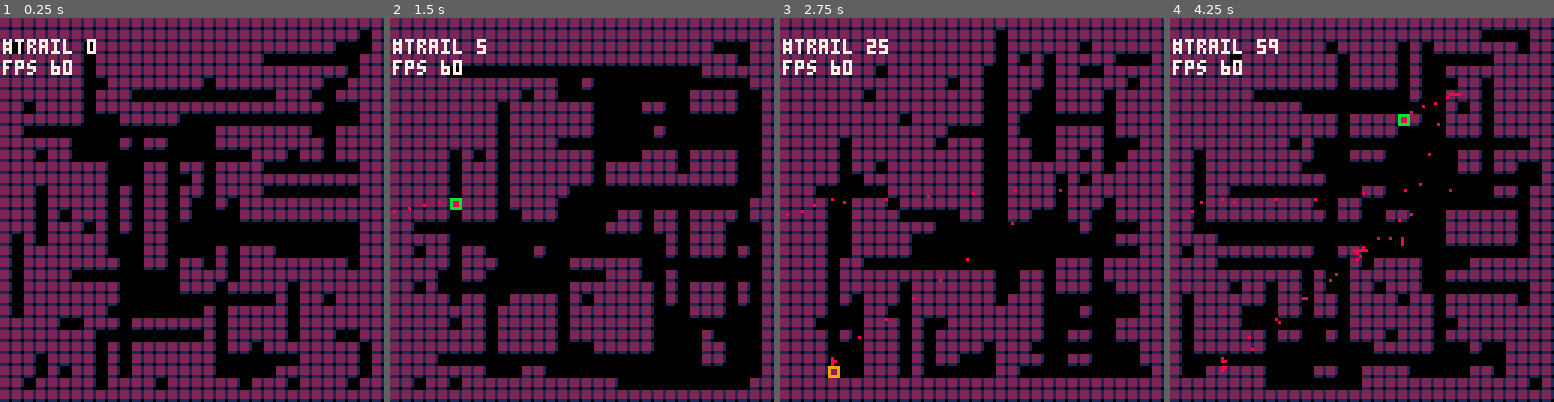
Above: before the commit, frames 1-4 (left to right).
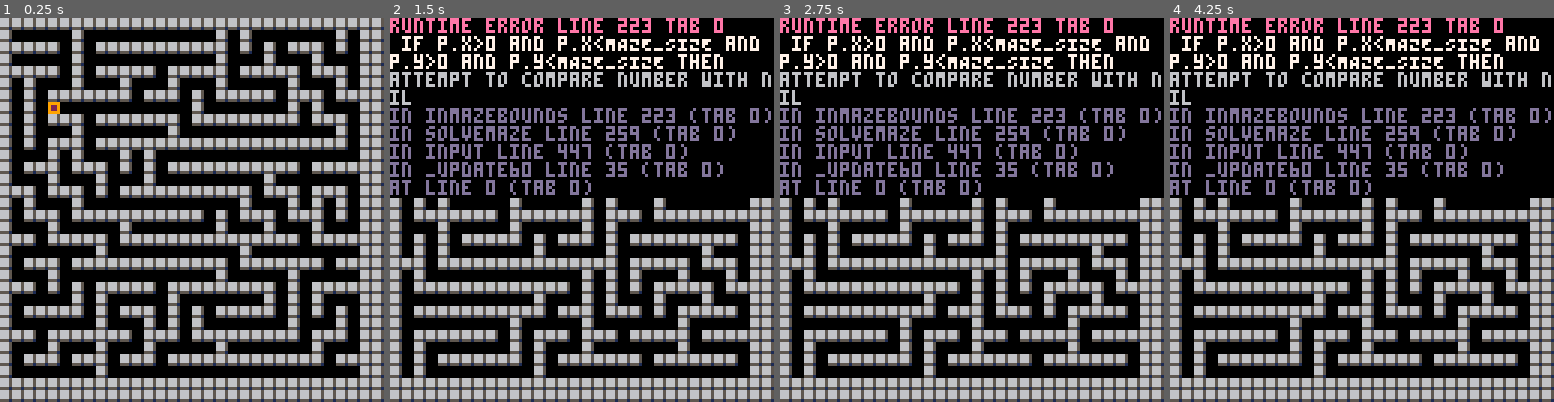
Above: after the commit, the same moments.

Repository: tmelot2/pico-8
Game: PICO-8 cartridge maze1.p8
The game is run twice, just before and just after one commit, with the same random seed, the same clock (stepped at 60 frames per second) and the same inputs.
Inputs:
- Up to frame 1 (0.25 s): no input
- Up to frame 2 (1.5 s): tap X (X key) at 0.33, 1.07 s; tap O (Z key) at 0.7 s
- Up to frame 3 (2.75 s): hold Right 1.6-2.1 s; tap O (Z key) at 1.7, 2.1, 2.5 s; tap X (X key) at 1.85 s; hold Up 2.15-2.42 s; hold Right from 2.47 s (still down)
- Up to frame 4 (4.25 s): tap O (Z key) every 0.4 s from 2.9 to 4.1 s; tap X (X key) at 2.97, 4.08 s; release Right at 3.03 s; hold Left 3.08-3.58 s; hold Down 3.63-3.97 s; hold Right from 4.02 s (still down)

The runs differ from the first frame. In frame 1, 82% of the frame differs, in the area x 0-100%, y 0-100%; in frame 2, 74%; in frame 3, 80%; in frame 4, 75%.
Error after the commit: runtime error line 223 tab 0; if p.x>0 and p.x<MAZE_SIZE and p.y>0 and p.y<MAZE_SIZE then; attempt to compare number with nil

Commit message:
Add state experiments, combo UI, maze

Diff:
--- a/maze1.p8
+++ b/maze1.p8
@@ -9,7 +9,7 @@
 TILE_SIZE=4
 
 maze={}
-t=0
+solution=nil
 
 -- player
 p={}
@@ -17,18 +17,20 @@
 pt={}
 
 -- animation system
+t=0
 anim={}
 
 logfile='log.txt'
 
 -- main
 function _init()
+	srand(1)
 	t=0
 	maze=initmaze()
 	p=initplayer()
 
 	-- set key delay
-	poke(0x5f5c, 20)
+	poke(0x5f5c, 2)
 end
 
 function _update60()
@@ -36,7 +38,8 @@
 	input()
 	animate()
 	updateplayer()
-	adddebug('fps '..stat(7))
+	-- camera(p.x-64,p.y-64)
+	-- adddebug('fps '..stat(7))
 end
 
 function _draw()
@@ -56,12 +59,14 @@
 		m[x] = {}
 		for y=1,MAZE_SIZE do
 			wall=true
-			if frnd(100)<5 then wall=false end
+			-- if frnd(100)<5 then wall=false end
 			m[x][y] = wall
 		end
 	end
 
-	initmaze_wizard(m)
+	-- initmaze_portal_sorcerer(m)
+	initmaze_dfs(m)
+	-- initmaze_windy(m)
 
 	-- add perimeter
 	for x=1,MAZE_SIZE do
@@ -86,7 +91,90 @@
 	return m
 end
 
-function initmaze_wizard(m)
+function initmaze_windy(m)
+	for x=1,MAZE_SIZE,2 do
+		for y=1,MAZE_SIZE,2 do
+			if frnd(2)%2==0 then
+				m[x][y]=false
+				m[x+1][y]=false
+				m[x][y+1]=false
+			end
+		end
+	end
+	return m
+end
+
+function initmaze_dfs(m)
+	log('')
+	log('start!')
+	extra_carve=0
+	seen={}
+	-- visit={{x=frnd(MAZE_SIZE)+1, y=frnd(MAZE_SIZE)+1}}
+	visit={{x=2, y=2}}
+	while #visit>0 do
+		-- pop
+		cur=visit[1]
+		-- del(visit,cur)
+
+		m[cur.x][cur.y]=false
+
+		-- seen
+		k=getkey(cur.x,cur.y)
+		seen[k]=true
+
+		dir=frnd(3)
+		i=0
+		has_unvisited=false
+		repeat
+			dir=(dir+1)%4
+			log(dir)
+			-- u
+			if dir==0 then
+				newp={x=cur.x, y=cur.y-2}
+				halfp={x=cur.x, y=cur.y-1}
+			-- d
+			elseif dir==1 then
+				newp={x=cur.x, y=cur.y+2}
+				halfp={x=cur.x, y=cur.y+1}
+			-- l
+			elseif dir==2 then
+				newp={x=cur.x-2, y=cur.y}
+				halfp={x=cur.x-1, y=cur.y}
+			-- r
+			elseif dir==3 then
+				newp={x=cur.x+2, y=cur.y}
+				halfp={x=cur.x+1, y=cur.y}
+			end
+
+			--new point seen with chance to carve into already seen path
+			s=seen[getkey(newp.x,newp.y)]
+			if s==true and extra_carve<3 then
+				if rnd(100)<0.5 then
+					s=false
+					extra_carve+=1
+				end
+			end
+
+			if inmazebounds(newp) and s!=true then
+				has_unvisited=true
+				m[halfp.x][halfp.y]=false
+				add(visit,newp,1)
+			end
+
+			i+=1
+		until has_unvisited==true or i==3
+
+		if has_unvisited==false then
+			del(visit,cur)
+		end
+	end
+
+	log('ec '..extra_carve)
+	log('done!')
+	return m
+end
+
+function initmaze_portal_sorcerer(m)
 	-- carve hallways
 	-- todo: replace with sloped lines
 	for carves=1,frnd(15)+20 do
@@ -134,6 +222,14 @@
 	return m
 end
 
+function inmazebounds(p)
+	if p.x>0 and p.x<MAZE_SIZE and p.y>0 and p.y<MAZE_SIZE then
+		return true
+	else
+		return false
+	end
+end
+
 function drawmaze()
 	for ix,x in ipairs(maze) do
 		for iy,y in ipairs(x) do
@@ -146,9 +242,37 @@
 
 -- 1 based
 function getmazewall(x,y)
-	print('getmazewall '..x..' '..y)
 	if x<1 or x>MAZE_SIZE or y<1 or y>MAZE_SIZE then return true end
 	return maze[x][y]
+end
+
+function solvemaze()
+	-- bfs
+	result={}
+	seen={}
+	start={x=1,y=1}
+	finish={x=31,y=31}
+	visit={start}
+
+	while #visit>0 do
+		cur=visit[1]
+
+		-- u
+		newp={cur.x,cur.y-2}
+		if inmazebounds(newp) then add(visit,newp) end
+		-- d
+		newp={cur.x,cur.y+2}
+		if inmazebounds(newp) then add(visit,newp) end
+		-- l
+		newp={cur.x-2,cur.y}
+		if inmazebounds(newp) then add(visit,newp) end
+		-- r
+		newp={cur.x+2,cur.y}
+		if inmazebounds(newp) then add(visit,newp) end
+
+	end
+
+	return result
 end
 
 
@@ -171,7 +295,6 @@
 	if getAnimation('player.x') then
 		add(pt,{x=p.x+1, y=p.y+1, t=frnd(50)})
 	end
-	adddebug('#trail '..#pt)
 end
 
 function drawplayer()
@@ -180,7 +303,7 @@
 end
 
 function drawplayertrail()
-	pdur=250
+	pdur=150
 	for par in all(pt) do
 		par.t+=frnd(2)
 		if par.t>pdur then
@@ -209,8 +332,16 @@
 	end
 end
 
+function moveplayertorandom()
+	repeat
+		nx = frnd(20+10)+1
+		ny = frnd(20+10)+1
+		didmove=moveplayer(nx,ny)
+	until didmove==true
+end
+
 function moveplayer(mazex, mazey)
-	dur=5
+	dur=4
 	if getmazewall(mazex,mazey) == false then
 		p.mx=mazex
 		p.my=mazey
@@ -313,19 +444,35 @@
 		moveplayer(p.mx, p.my+1)
 	end
 
+	-- z
 	if btnp(4) then
-		repeat
-			nx = frnd(20+10)+1
-			ny = frnd(20+10)+1
-			didmove=moveplayer(nx,ny)
-		until didmove==true
-	end
-
+		-- moveplayertorandom()
+		solution=solvemaze()
+	end
+
+	-- x
 	if btn(5) then maze=initmaze() end
 end
 
 
 -- autil
+function listtostr(l)
+	if #l==0 then return '' end
+	r=''
+	for i in all(l) do
+		if r=='' then
+			r=i
+		else
+			r=''..r..','..i
+		end
+	end
+	return r
+end
+
+function getkey(x,y)
+	return x..','..y
+end
+
 function log(s)
 	printh(s,logfile)
 end
@@ -374,14 +521,14 @@
 end
 
 __gfx__
-00000000222122311221122118810000111112210000000000000000000000000000000000000000000000000000000000000000000000000000000000000000
-00000000222123212882299282280000122112210000000000000000000000000000000000000000000000000000000000000000000000000000000000000000
-00700700222132312882299282280000122112210000000000000000000000000000000000000000000000000000000000000000000000000000000000000000
-00077000111011101221122118810000122111110000000000000000000000000000000000000000000000000000000000000000000000000000000000000000
-00077000212222221441133100000000111111110000000000000000000000000000000000000000000000000000000000000000000000000000000000000000
-00700700212222224aa43bb300000000122212210000000000000000000000000000000000000000000000000000000000000000000000000000000000000000
-00000000212222224aa43bb300000000122212210000000000000000000000000000000000000000000000000000000000000000000000000000000000000000
-00000000111111111441133100000000111112210000000000000000000000000000000000000000000000000000000000000000000000000000000000000000
+00000000666515511221122118810000111112210000000000000000000000000000000000000000000000000000000000000000000000000000000000000000
+00000000666551152882299282280000122112210000000000000000000000000000000000000000000000000000000000000000000000000000000000000000
+00700700666551152882299282280000122112210000000000000000000000000000000000000000000000000000000000000000000000000000000000000000
+00077000555115511221122118810000122111110000000000000000000000000000000000000000000000000000000000000000000000000000000000000000
+00077000000000001441133100000000111111110000000000000000000000000000000000000000000000000000000000000000000000000000000000000000
+00700700000000004aa43bb300000000122212210000000000000000000000000000000000000000000000000000000000000000000000000000000000000000
+00000000000000004aa43bb300000000122212210000000000000000000000000000000000000000000000000000000000000000000000000000000000000000
+00000000000000001441133100000000111112210000000000000000000000000000000000000000000000000000000000000000000000000000000000000000
 00000000aaaacccc0000000000000000000000000000000000000000000000000000000000000000000000000000000000000000000000000000000000000000
 00000000abbaceec0000000000000000000000000000000000000000000000000000000000000000000000000000000000000000000000000000000000000000
 00000000abbaceec0000000000000000000000000000000000000000000000000000000000000000000000000000000000000000000000000000000000000000
--- a/snake-dash/snake-dash-prototype.p8
+++ b/snake-dash/snake-dash-prototype.p8
@@ -8,7 +8,7 @@
 -- tmelot
 
 -- debug
-skiptitle=0
+skiptitle=1
 -- screen
 screenwidth = 127
 screenheight = 127
@@ -38,7 +38,7 @@
 timer = 0
 score = 0
 dashamount = 20
-dashframes = 10
+dashframes = 20
 comboNum = 0
 comboTimer = 0
 COMBO_THRESHOLD = 60
@@ -249,6 +249,7 @@
  if (player.dashframe > 0) then
    if (player.dashframe > dashframes) then
     player.dashframe = 0
+    add(shine,{id='dash_recharge', x=player.x-3, y=player.y-3, tick=0})
    else
     player.dashframe += 1
    end
@@ -409,7 +410,6 @@
   rect(0,0,screenwidth,11,7)
   -- text
   print("score: " .. score, 4, 4, 7)
-  print("dash: " .. player.dashframe, screenwidth-36, 4, 7)
 
   playerdraw()
 
@@ -457,8 +457,50 @@
 
 function combodraw()
 	if comboNum > 0 then
-		print(comboNum, 50, 50, 10)
-		print(comboTimer, 50, 60, 9)
+		print('combo: '..comboNum, 60, 4, 10)
+		combobardraw(96, 3, 25)
+	end
+end
+
+function combobardraw(x,y,w)
+	h=5
+	percent=comboTimer/COMBO_THRESHOLD
+
+	if percent<0.04 then
+		h+=2
+		y-=1
+	else
+		lh=5
+	end
+
+	-- outline
+	rectfill(x, y, x+w, y+h, 7)
+	-- bg
+	rectfill(x+1, y+1, x+w-1, y+h-1, 1)
+	rectfill(x+1, y+1, x+w-1, y+h-1, 0)
+	-- progress
+	if percent<0.40 then
+		c=11
+	elseif percent<0.75 then
+		c=9
+	elseif percent<0.85 then
+		c=2
+	elseif percent<0.95 then
+		c=1
+	end
+	rectfill(x+1, y+1, x+(1-percent)*w+1, y+h-1, c)
+
+	if percent<0.05 then
+		lh=6
+	else
+		lh=2
+	end
+	line(x+(1-percent)*w+1, y-(lh/2), x+(1-percent)*w+1, y+h+(lh/2), 14)
+
+	-- start flash
+	if percent<0.05 then
+		c=11
+		rectfill(x,y,x+w,y+h,10)
 	end
 end
 
--- /dev/null
+++ b/state1.p8
@@ -0,0 +1,158 @@
+pico-8 cartridge // http://www.pico-8.com
+version 41
+__lua__
+
+-- Naive design for state machine using simple ifs
+
+screenwidth = 127
+screenheight = 127
+
+state_title=1
+state_game=2
+state_gameover=3
+state=nil
+
+-- main
+function _init()
+	init_title()
+end
+
+function _update60()
+	input()
+
+	if state==state_title then
+		update_title()
+	elseif state==state_game then
+		update_game()
+	elseif state==state_gameover then
+		update_gameover()
+	end
+end
+
+function _draw()
+	if state==state_title then
+		draw_title()
+	elseif state==state_game then
+		draw_game()
+	elseif state==state_gameover then
+		draw_gameover()
+	end
+end
+
+function input()
+	if state==state_title then
+		input_title()
+	elseif state==state_game then
+		input_game()
+	elseif state==state_gameover then
+		input_gameover()
+	end
+end
+
+
+-- astate
+function set_state(s)
+	log('set state '..s)
+	if s==state_title then
+		init_title()
+	elseif s==state_game then
+		init_game()
+	elseif s==state_gameover then
+		init_gameover()
+	end
+end
+
+
+-- atitle
+
+function init_title()
+	state=state_title
+	t=0
+end
+
+function update_title()
+	t+=1
+end
+
+function draw_title()
+	cls(9)
+	cooltext('title '..t,t,2)
+end
+
+function input_title()
+	if btnp(4)==true then
+		set_state(state_game)
+	end
+end
+
+
+-- agame
+function init_game()
+	state=state_game
+	t=0
+end
+
+function update_game()
+	t+=1
+end
+
+function draw_game()
+	cls(2)
+	cooltext('game '..t,t,12)
+end
+
+function input_game()
+	if btnp(4) then
+		set_state(state_gameover)
+	end
+end
+
+
+-- agameover
+function init_gameover()
+	state=state_gameover
+	t=0
+	gameover_len=150
+end
+
+function update_gameover()
+	t+=1
+	if t>gameover_len then
+		set_state(state_title)
+	end
+end
+
+function draw_gameover()
+	cls(3)
+	cooltext('gameover '..gameover_len-t,t,9)
+end
+
+function input_gameover()
+	if btnp(4) then
+		set_state(state_title)
+	end
+end
+
+
+-- autil
+function log(s)
+	printh(s, 'log.txt', false, true)
+end
+
+function cooltext(s,t,c)
+	w=4*#s
+	cx=screenwidth/2-(w/2)
+	cy=20
+	for i=1,#s do
+		y=cy+4*sin(t+((i+t))/240)
+		print(s[i], cx+i*4, y, c)
+	end
+end
+
+__gfx__
+00000000000000000000000000000000000000000000000000000000000000000000000000000000000000000000000000000000000000000000000000000000
+00000000000000000000000000000000000000000000000000000000000000000000000000000000000000000000000000000000000000000000000000000000
+00700700000000000000000000000000000000000000000000000000000000000000000000000000000000000000000000000000000000000000000000000000
+00077000000000000000000000000000000000000000000000000000000000000000000000000000000000000000000000000000000000000000000000000000
+00077000000000000000000000000000000000000000000000000000000000000000000000000000000000000000000000000000000000000000000000000000
+00700700000000000000000000000000000000000000000000000000000000000000000000000000000000000000000000000000000000000000000000000000
--- /dev/null
+++ b/state2.p8
@@ -0,0 +1,157 @@
+pico-8 cartridge // http://www.pico-8.com
+version 41
+__lua__
+
+-- Naive design for state machine using function pointers
+
+screenwidth = 127
+screenheight = 127
+
+state_title=1
+state_game=2
+state_gameover=3
+state=nil
+
+-- state function pointers
+init_fp=nil
+update_fp=nil
+draw_fp=nil
+input_fp=nil
+
+-- main
+function _init()
+	set_state(state_title)
+end
+
+function _update60()
+	input()
+	update_fp()
+end
+
+function _draw()
+	draw_fp()
+end
+
+function input()
+	input_fp()
+end
+
+
+-- astate
+function set_state(s)
+	log('set state '..s)
+	if s==state_title then
+		init_fp=init_title
+		input_fp=input_title
+		update_fp=update_title
+		draw_fp=draw_title
+
+	elseif s==state_game then
+		init_fp=init_game
+		input_fp=input_game
+		update_fp=update_game
+		draw_fp=draw_game
+
+	elseif s==state_gameover then
+		init_fp=init_gameover
+		input_fp=input_gameover
+		update_fp=update_gameover
+		draw_fp=draw_gameover
+	end
+
+	init_fp()
+end
+
+
+-- atitle
+function init_title()
+	state=state_title
+	t=0
+end
+
+function update_title()
+	t+=1
+end
+
+function draw_title()
+	cls(9)
+	cooltext('title '..t,t,2)
+end
+
+function input_title()
+	if btnp(4)==true then
+		set_state(state_game)
+	end
+end
+
+
+-- agame
+function init_game()
+	state=state_game
+	t=0
+end
+
+function update_game()
+	t+=1
+end
+
+function draw_game()
+	cls(2)
+	cooltext('game '..t,t,12)
+end
+
+function input_game()
+	if btnp(4) then
+		set_state(state_gameover)
+	end
+end
+
+
+-- agameover
+function init_gameover()
+	state=state_gameover
+	t=0
+	gameover_len=150
+end
+
+function update_gameover()
+	t+=1
+	if t>gameover_len then
+		set_state(state_title)
+	end
+end
+
+function draw_gameover()
+	cls(3)
+	cooltext('gameover '..gameover_len-t,t,9)
+end
+
+function input_gameover()
+	if btnp(4) then
+		set_state(state_title)
+	end
+end
+
+
+-- autil
+function log(s)
+	printh(s, 'log.txt', false, true)
+end
+
+function cooltext(s,t,c)
+	w=4*#s
+	cx=screenwidth/2-(w/2)
+	cy=20
+	for i=1,#s do
+		y=cy+4*sin(t+((i+t))/240)
+		print(s[i], cx+i*4, y, c)
+	end
+end
+
+__gfx__
+00000000000000000000000000000000000000000000000000000000000000000000000000000000000000000000000000000000000000000000000000000000
+00000000000000000000000000000000000000000000000000000000000000000000000000000000000000000000000000000000000000000000000000000000
+00700700000000000000000000000000000000000000000000000000000000000000000000000000000000000000000000000000000000000000000000000000
+00077000000000000000000000000000000000000000000000000000000000000000000000000000000000000000000000000000000000000000000000000000
+00077000000000000000000000000000000000000000000000000000000000000000000000000000000000000000000000000000000000000000000000000000
+00700700000000000000000000000000000000000000000000000000000000000000000000000000000000000000000000000000000000000000000000000000
